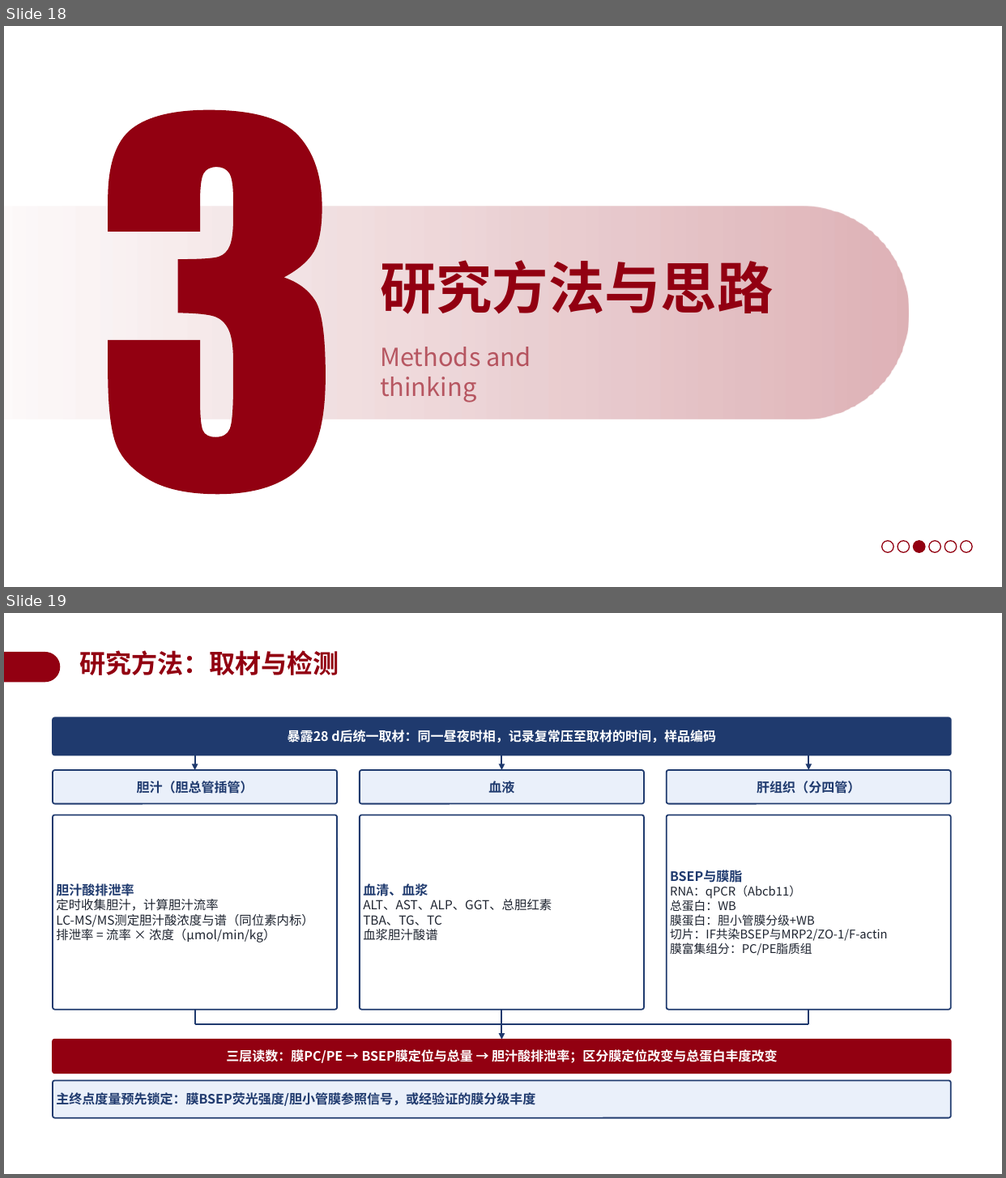
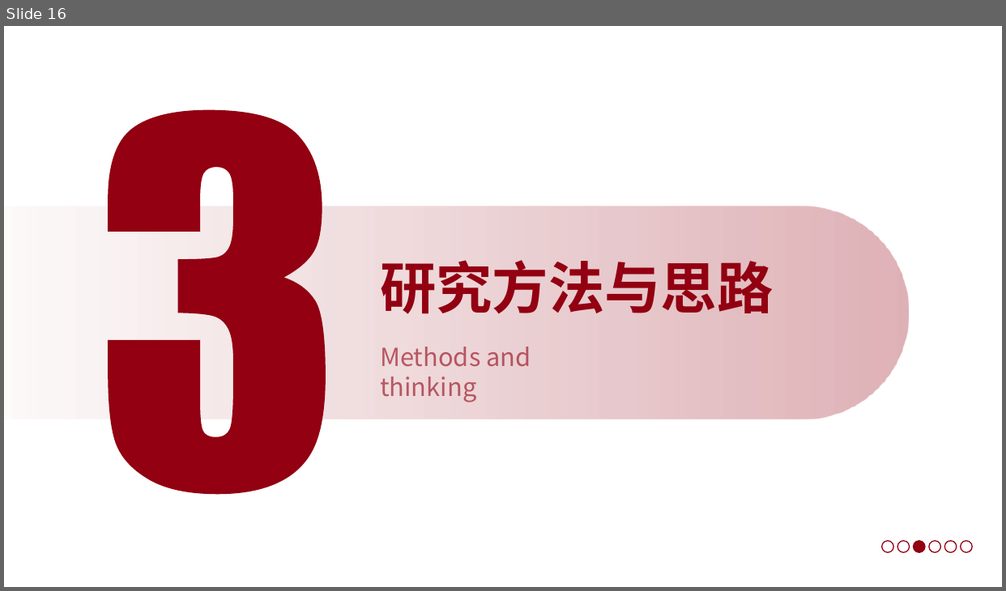
Before and after one commit to a854589274-afk/1, a slide deck: 开题答辩PPT_BSEP高原低压低氧.pptx. Shown one above the other, each under a label of ours: slides 18 and 19 before the commit, slide 16 after it. The pictures are 1006x1178 and 1006x591 pixels, drawn with LibreOffice and Linux fonts; fonts in the diff are those of the drawing; background and template pictures are left out. Boxes give left, top, right and bottom in pixels: in the first picture for what was removed or moved away, otherwise in the second. Text is boxed around its words. In the diff, an @@ line names an element or a change of style, - is before the commit and + after.

```diff
--- a/开题答辩PPT_BSEP高原低压低氧.pptx
+++ b/开题答辩PPT_BSEP高原低压低氧.pptx
@@ slide 19 removed at (4,613,1002,1174), background #FFFFFF @@
@@ freeform shape removed at (4,652,60,682) @@
@@ text removed at (80,650,339,675) @@
-研究方法：取材与检测
@@ group removed at (53,717,951,1118): 9 rounded rectangles, 4 arrows, 4 lines @@
-暴露28 d后统一取材：同一昼夜时相，记录复常压至取材的时间，样品编码
-胆汁（胆总管插管）
-血液
-肝组织（分四管）
-胆汁酸排泄率
-定时收集胆汁，计算胆汁流率
-LC-MS/MS测定胆汁酸浓度与谱（同位素内标）
-排泄率 = 流率 × 浓度（μmol/min/kg）
-血清、血浆
-ALT、AST、ALP、GGT、总胆红素
-TBA、TG、TC
-血浆胆汁酸谱
-BSEP与膜脂
-RNA：qPCR（Abcb11）
-总蛋白：WB
-膜蛋白：胆小管膜分级+WB
-切片：IF共染BSEP与MRP2/ZO-1/F-actin
-膜富集组分：PC/PE脂质组
-三层读数：膜PC/PE → BSEP膜定位与总量 → 胆汁酸排泄率；区分膜定位改变与总蛋白丰度改变
-主终点度量预先锁定：膜BSEP荧光强度/胆小管膜参照信号，或经验证的膜分级丰度
@@ what was slide 18 is now slide 16 @@
```
Also in this commit, not shown: 2 slides changed, 16 slides added, 17 other slides removed.
